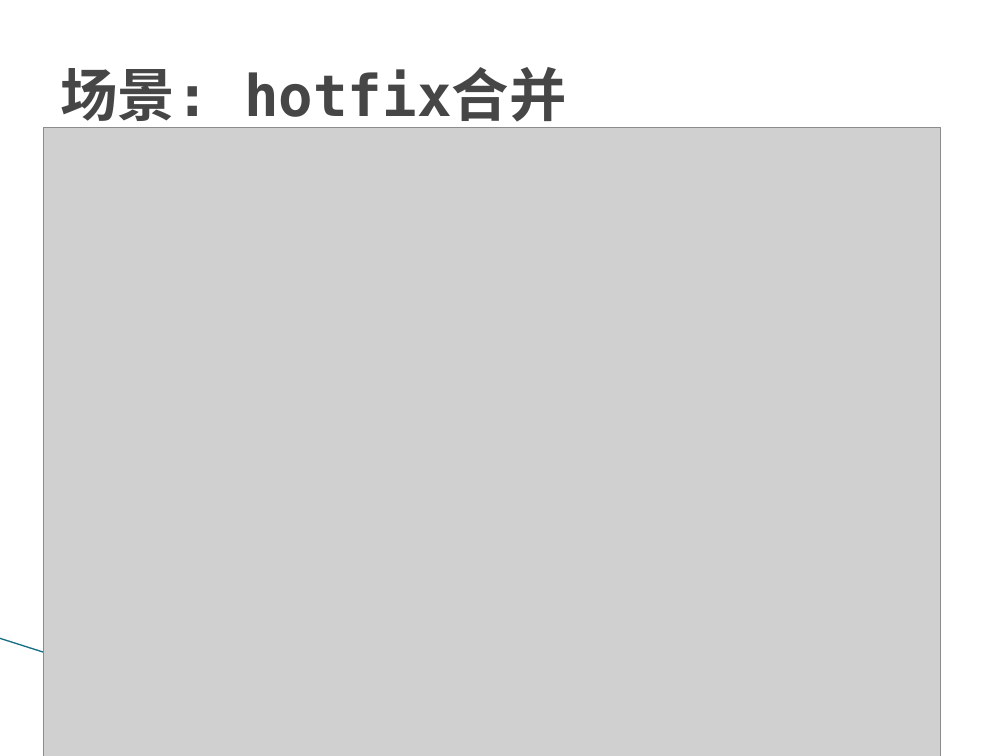
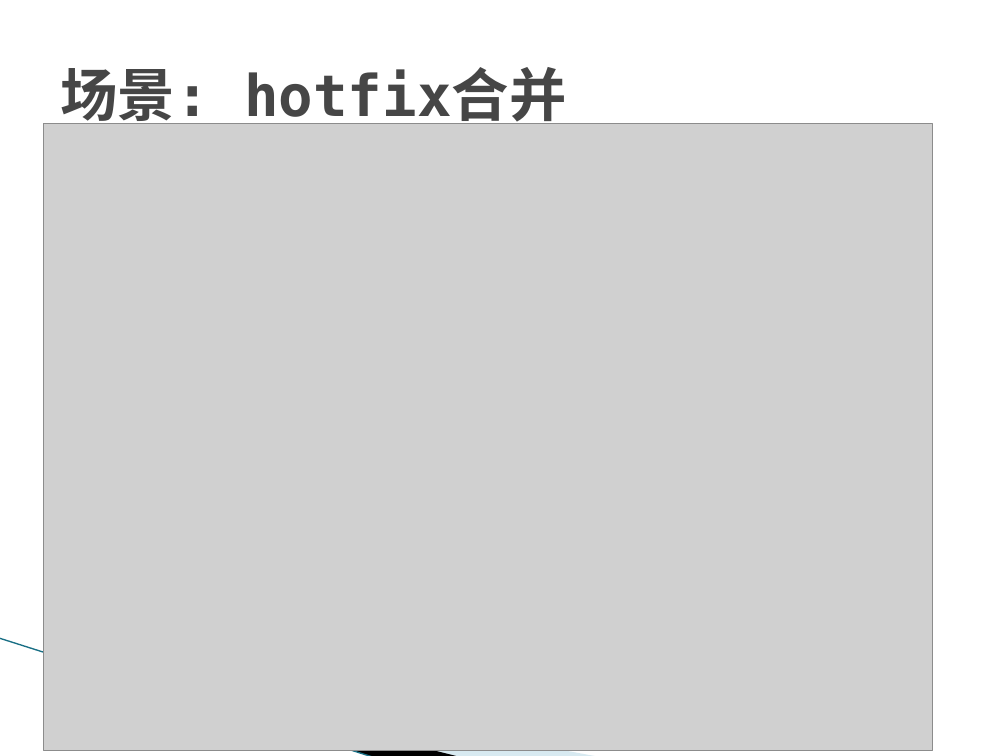
Before and after one commit to texnician/demo, a slide deck: slide 31 of ppt/Git.pptx (slide 24 before the commit). Drawn at 1008x756 pixels with LibreOffice and Linux fonts; fonts in the diff are those of the drawing; grey boxes stand for pictures; background and template pictures are left out. Boxes give left, top, right and bottom in pixels: in the first picture for what was removed or moved away, otherwise in the second. Text is boxed around its words. In the diff, an @@ line names an element or a change of style, - is before the commit and + after.

```diff
--- a/ppt/Git.pptx
+++ b/ppt/Git.pptx
@@ picture: place and size @@
-picture at (43,127,940,756)
+picture at (43,124,932,750)
@@ freeform shape added at (53,654,461,756), fill #000000 @@
@@ freeform shape added at (55,655,600,756), fill #A0CBDC at 40% opacity @@
```
Also in this commit, not shown: 4 other slides changed, 8 slides added, 14 other files.
